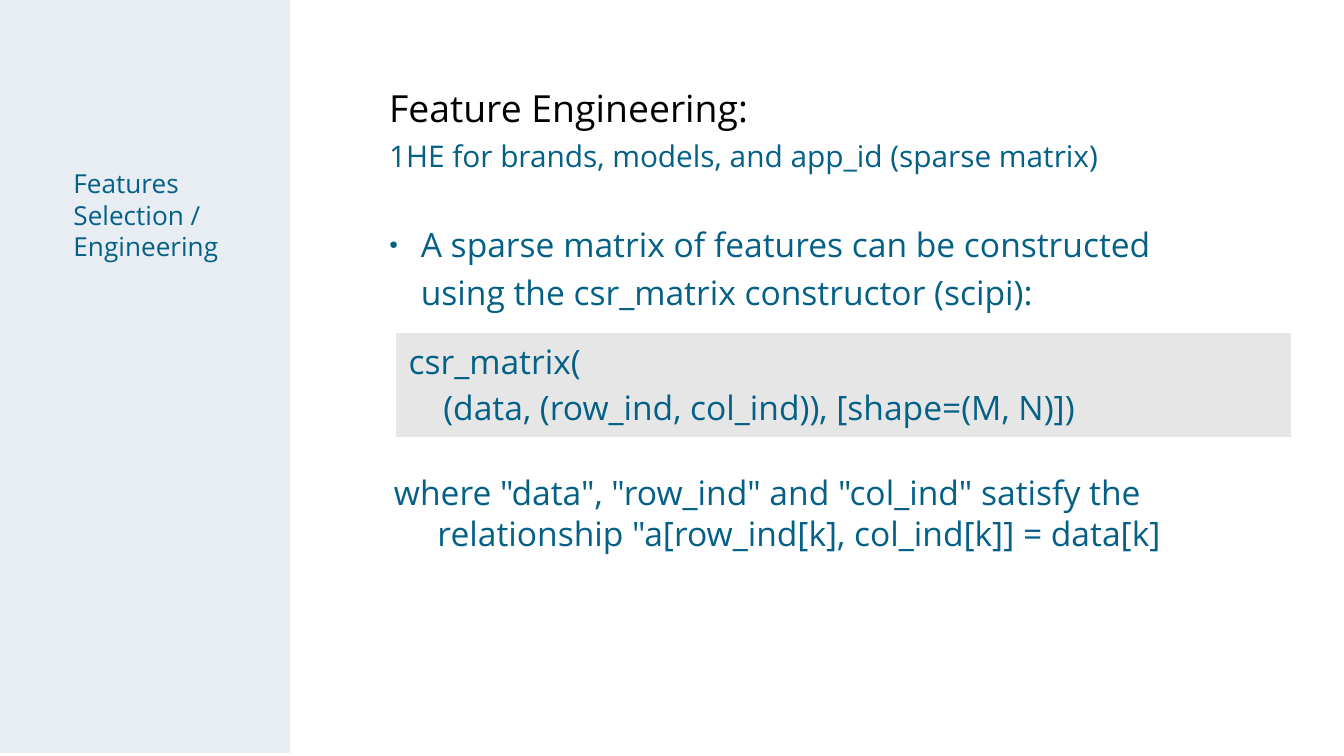
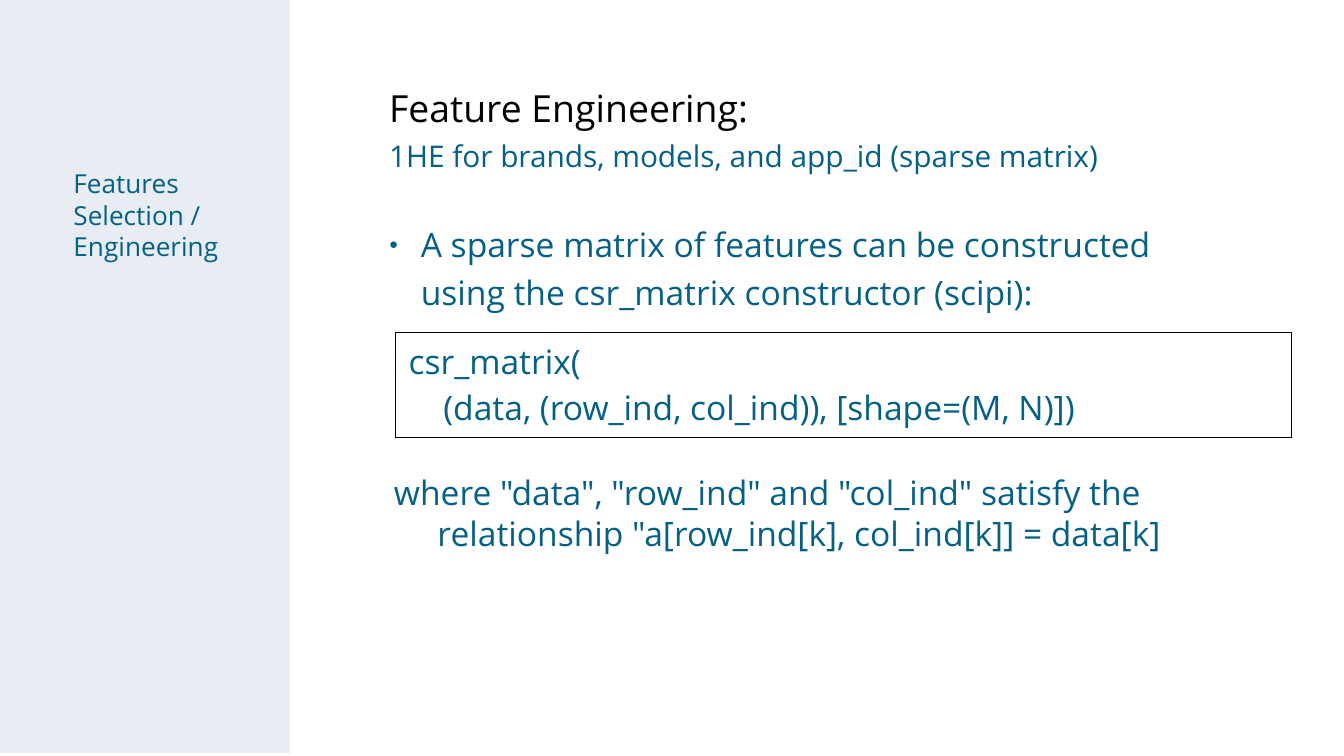
Before and after one commit to chechir/talking_data, a slide deck: slide 6 of brussels/deck_overview_detail.odp. Drawn at 1344x756 pixels with LibreOffice and Linux fonts; fonts in the diff are those of the drawing. Boxes give left, top, right and bottom in pixels: in the first picture for what was removed or moved away, otherwise in the second. Text is boxed around its words. In the diff, an @@ line names an element or a change of style, - is before the commit and + after.

```diff
--- a/brussels/deck_overview_detail.odp
+++ b/brussels/deck_overview_detail.odp
@@ table at (395, 332, 1290, 434) @@
@@ fill #E6E6E6 to none in row 1, column 1 @@
@@ borders changed @@
```
Also in this commit, not shown: 2 other slides changed, 1 slide added, 3 other files.
